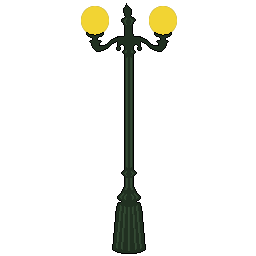
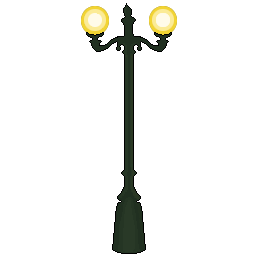
The second 256 x 256 image is a revision of the first. Changes to its layers:
painted on "lights" over [84, 9, 174, 31]
added layer "shading" in group "lamppost" over [117, 5, 142, 253]
hid "detail" over [116, 18, 142, 251]
